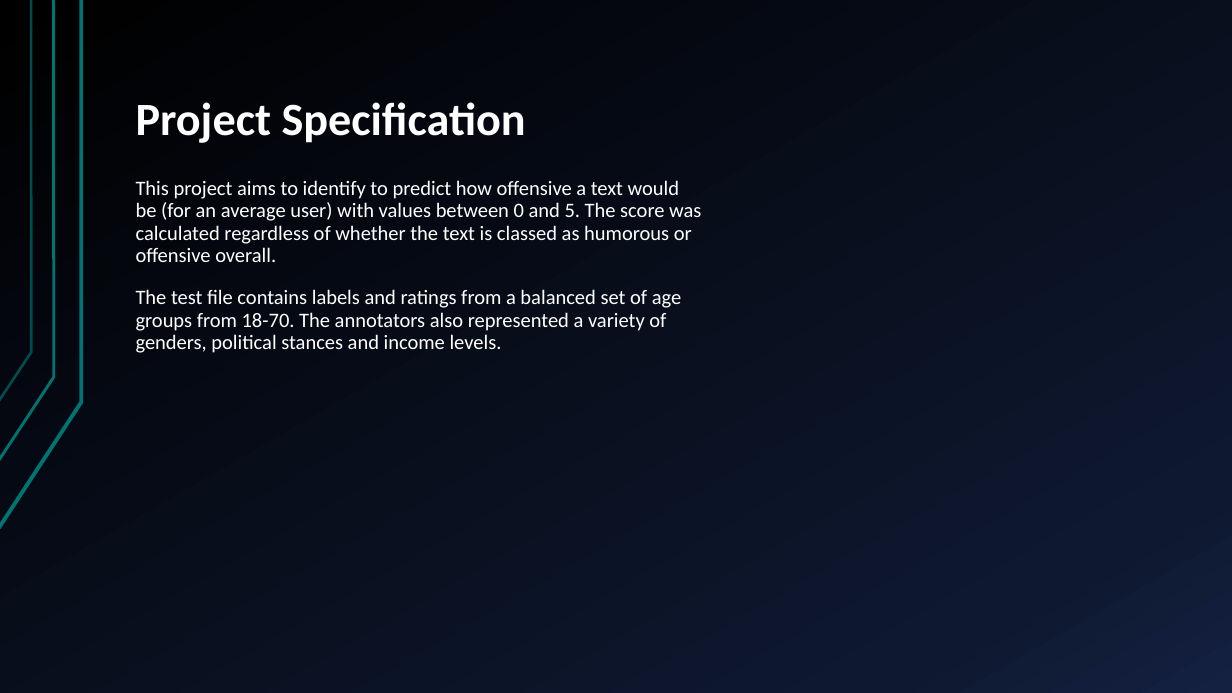
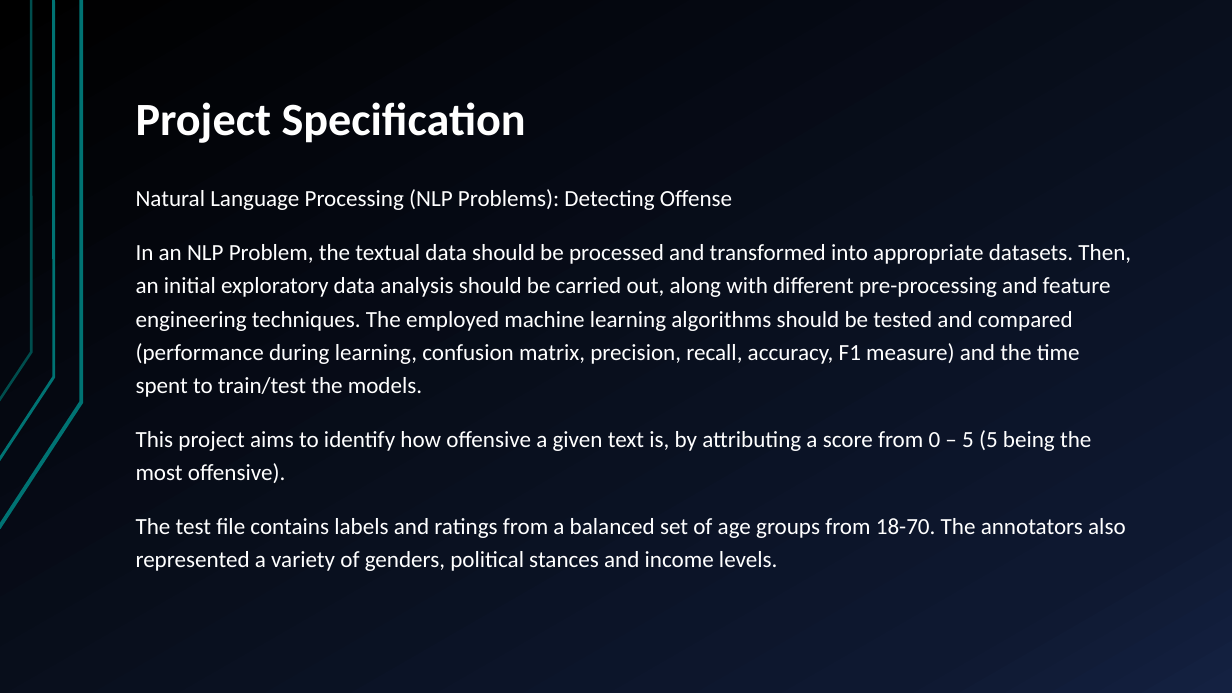
Before and after one commit to Zeze35H/IART, a slide deck: slide 2 of P2/CheckPoint 1.pptx. Drawn at 1232x693 pixels with LibreOffice and Linux fonts; fonts in the diff are those of the drawing. Boxes give left, top, right and bottom in pixels: in the first picture for what was removed or moved away, otherwise in the second. Text is boxed around its words. In the diff, an @@ line names an element or a change of style, - is before the commit and + after.

```diff
--- a/P2/CheckPoint 1.pptx
+++ b/P2/CheckPoint 1.pptx
@@ text at [136, 189, 1131, 483]: text changed; size 16 to 18 pt @@
-This project aims to identify to predict how offensive a text would be (for an average user) with values between 0 and 5. The score was calculated regardless of whether the text is classed as humorous or offensive overall.
+Natural Language Processing (NLP Problems): Detecting Offense
+In an NLP Problem, the textual data should be processed and transformed into appropriate datasets. Then, an initial exploratory data analysis should be carried out, along with different pre-processing and feature engineering techniques. The employed machine learning algorithms should be tested and compared (performance during learning, confusion matrix, precision, recall, accuracy, F1 measure) and the time spent to train/test the models.
+This project aims to identify how offensive a given text is, by attributing a score from 0 – 5 (5 being the most offensive).
@@ text at [136, 518, 1126, 571]: size 16 to 18 pt in "The test file contains labels and ratings ..."; line spacing 0.9 to 1.2 @@
```
Also in this commit, not shown: 2 other slides changed, 1 slide added.
